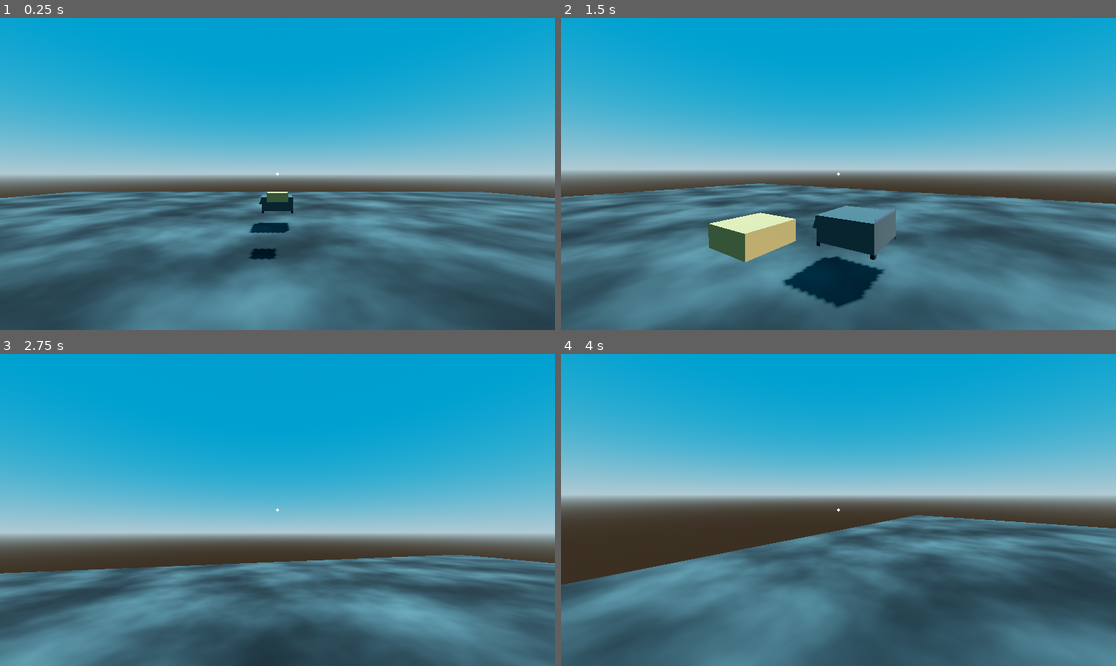
Above: before the commit, frames 1-4 (two rows, left to right).
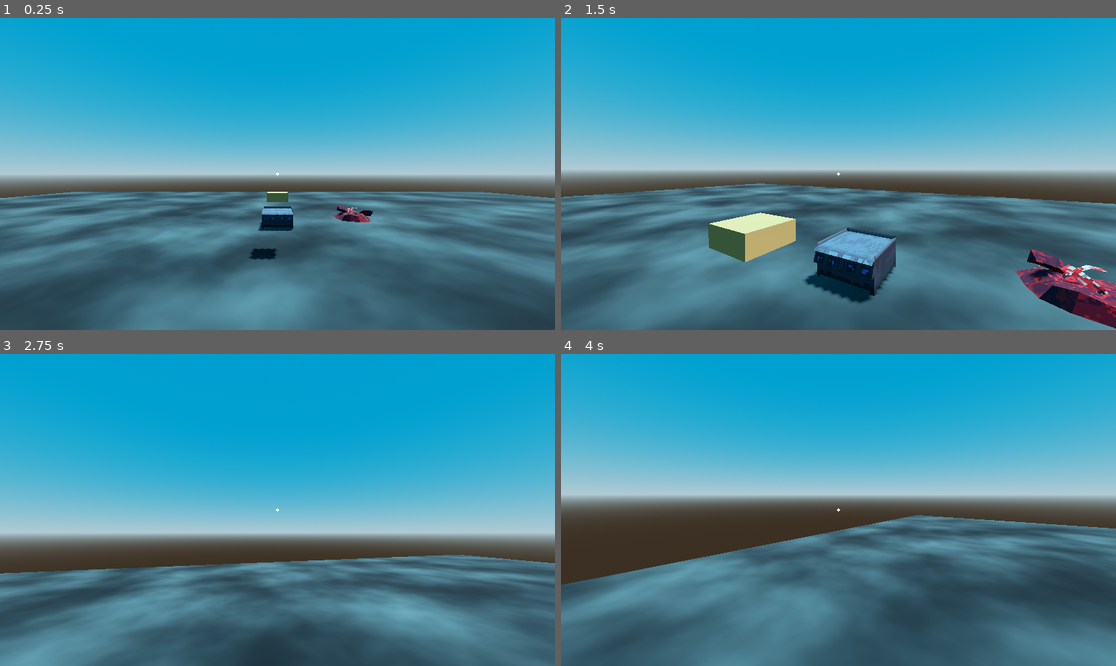
Above: after the commit, the same moments.

Repository: ZsoltHevesi/spooky-cooking-sim
Game: Godot game, scene res://3d_cooking/worlds/restaurant.tscn
Same seed, same stepped clock (60 frames per second), same inputs: the game is played once before the commit and once after it. This scene is started directly instead of the project's main scene.
Inputs (mouse positions are in pixels of both pictures, inside the frame that each line leads up to):
- Up to frame 1 (0.25 s): no input
- Up to frame 2 (1.5 s): tap Enter at 0.5 s; move the mouse to (866, 174) at 0.52 s; hold W (move_forward) from 0.53 s (still down); tap E (interact) at 0.6, 1.35 s; click (866, 174) at 0.67 s; move the mouse to (810, 174) at 1.27 s
- Up to frame 3 (2.75 s): keep holding W (move_forward); move the mouse to (288, 503) at 2.02 s; tap E (interact) at 2.1 s
- Up to frame 4 (4 s): keep holding W (move_forward); move the mouse to (832, 516) at 2.77 s; tap E (interact) at 2.85, 3.6 s; click (832, 516) at 2.92 s; move the mouse to (877, 513) at 3.52 s

The runs differ from the first frame. In frame 1, 0.8% of the frame differs, in the area x 44-68%, y 56-69%; in frame 2, 5.7%, in the area x 39-100%, y 60-100%; in frame 3, less than 0.1%; in frame 4, less than 0.1%.

Commit message:
Texture Fixing

Diff:
--- a/3d_cooking/stove_prototype.tscn
+++ b/3d_cooking/stove_prototype.tscn
@@ -1,6 +1,6 @@
 [gd_scene load_steps=4 format=3 uid="uid://dkvtpsehkkh4g"]
 
-[sub_resource type="BoxMesh" id="BoxMesh_1dita"]
+[ext_resource type="ArrayMesh" uid="uid://bins0jj5w5ep6" path="res://_Assets/Objects/Spookjam_Grill_Clean.obj" id="1_r1tfd"]
 
 [sub_resource type="StandardMaterial3D" id="StandardMaterial3D_ox0yi"]
 albedo_color = Color(0.440979, 0.440979, 0.440979, 1)
@@ -10,11 +10,12 @@
 data = PackedVector3Array(-0.5, 0.5, 0.5, 0.5, 0.5, 0.5, -0.5, -0.5, 0.5, 0.5, 0.5, 0.5, 0.5, -0.5, 0.5, -0.5, -0.5, 0. …(500 unchanged characters)…
 
 [node name="stove_prototype" type="MeshInstance3D" groups=["stove"]]
-transform = Transform3D(1, 0, 0, 0, 1, 0, 0, 0, 1, 0, 0.5, 0)
-mesh = SubResource("BoxMesh_1dita")
+transform = Transform3D(-4.37114e-08, 0, 1, 0, 1, 0, -1, 0, -4.37114e-08, 0, 0.5, 0)
+mesh = ExtResource("1_r1tfd")
 surface_material_override/0 = SubResource("StandardMaterial3D_ox0yi")
 
 [node name="StaticBody3D" type="StaticBody3D" parent="."]
+transform = Transform3D(-4.37114e-08, 0, -1, 0, 1, 0, 1, 0, -4.37114e-08, 0, 0, 0)
 collision_layer = 3
 collision_mask = 3
 
@@ -22,4 +23,4 @@
 shape = SubResource("ConcavePolygonShape3D_gjy78")
 
 [node name="CameraAnchor" type="Marker3D" parent="."]
-transform = Transform3D(1, 0, 0, 0, 0.86845, 0.495777, 0, -0.495777, 0.86845, 0, 1.76309, 1.78271)
+transform = Transform3D(-4.37114e-08, 0.495459, -0.868632, 0, 0.868632, 0.495459, 1, 2.16572e-08, -3.79691e-08, -1.783, 1.763, 0)
--- a/3d_cooking/worlds/restaurant.tscn
+++ b/3d_cooking/worlds/restaurant.tscn
@@ -1,9 +1,11 @@
-[gd_scene load_steps=13 format=3 uid="uid://dlfrjnwd65y4m"]
+[gd_scene load_steps=17 format=3 uid="uid://dlfrjnwd65y4m"]
 
 [ext_resource type="PackedScene" uid="uid://i0wpxhmxkq6p" path="res://player/player.tscn" id="1_3xlh7"]
 [ext_resource type="PackedScene" uid="uid://t6g25kc7neum" path="res://3d_cooking/burger_top_bun.tscn" id="1_hfn3w"]
 [ext_resource type="PackedScene" uid="uid://dkvtpsehkkh4g" path="res://3d_cooking/stove_prototype.tscn" id="3_jr16j"]
-[ext_resource type="ArrayMesh" uid="uid://bins0jj5w5ep6" path="res://_Assets/Objects/Spookjam_Grill_Clean.obj" id="4_pyl5n"]
+[ext_resource type="Texture2D" uid="uid://pnw6ihra53u1" path="res://_Assets/Objects/Spookjam_Grill_clean.png" id="4_d1jyd"]
+[ext_resource type="Texture2D" uid="uid://da1ialtmpd7ys" path="res://_Assets/Objects/spookjam_meat_red.png" id="5_tu4q5"]
+[ext_resource type="ArrayMesh" uid="uid://bngvw3p5taqux" path="res://_Assets/Objects/spookjam_meat_pile_red.obj" id="6_2pidn"]
 
 [sub_resource type="ProceduralSkyMaterial" id="ProceduralSkyMaterial_80w24"]
 sky_top_color = Color(4.33177e-06, 0.483109, 0.689181, 1)
@@ -36,6 +38,15 @@
 [sub_resource type="ConcavePolygonShape3D" id="ConcavePolygonShape3D_5lg2l"]
 data = PackedVector3Array(20, 0, 20, -20, 0, 20, 20, 0, -20, -20, 0, 20, -20, 0, -20, 20, 0, -20)
 
+[sub_resource type="StandardMaterial3D" id="StandardMaterial3D_ocyue"]
+cull_mode = 2
+albedo_texture = ExtResource("4_d1jyd")
+texture_filter = 0
+
+[sub_resource type="StandardMaterial3D" id="StandardMaterial3D_op6pl"]
+albedo_texture = ExtResource("5_tu4q5")
+texture_filter = 0
+
 [node name="world" type="Node3D"]
 
 [node name="BurgerTopBun" parent="." instance=ExtResource("1_hfn3w")]
@@ -60,5 +71,10 @@
 shape = SubResource("ConcavePolygonShape3D_5lg2l")
 
 [node name="stove_prototype" parent="." instance=ExtResource("3_jr16j")]
-transform = Transform3D(1, 0, 0, 0, 1, 0, 0, 0, 1, 0, 0.5, -7.01132)
-mesh = ExtResource("4_pyl5n")
+transform = Transform3D(-4.37114e-08, 0, 1, 0, 1, 0, -1, 0, -4.37114e-08, 0, -0.0126566, -7.01132)
+material_override = SubResource("StandardMaterial3D_ocyue")
+
+[node name="SpookjamMeatPileRed" type="MeshInstance3D" parent="."]
+transform = Transform3D(1, 0, 0, 0, 1, 0, 0, 0, 1, 3.00043, -0.00688815, -7.99498)
+material_override = SubResource("StandardMaterial3D_op6pl")
+mesh = ExtResource("6_2pidn")
